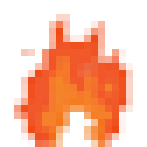
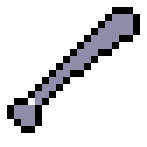
Two versions of the same layered image (147 × 147). Layer-by-layer changes:
added layer "club" above "vampire2" over (7, 7, 140, 133)
hid "fire4" (2nd of 2), painted on it over (14, 7, 133, 147)
